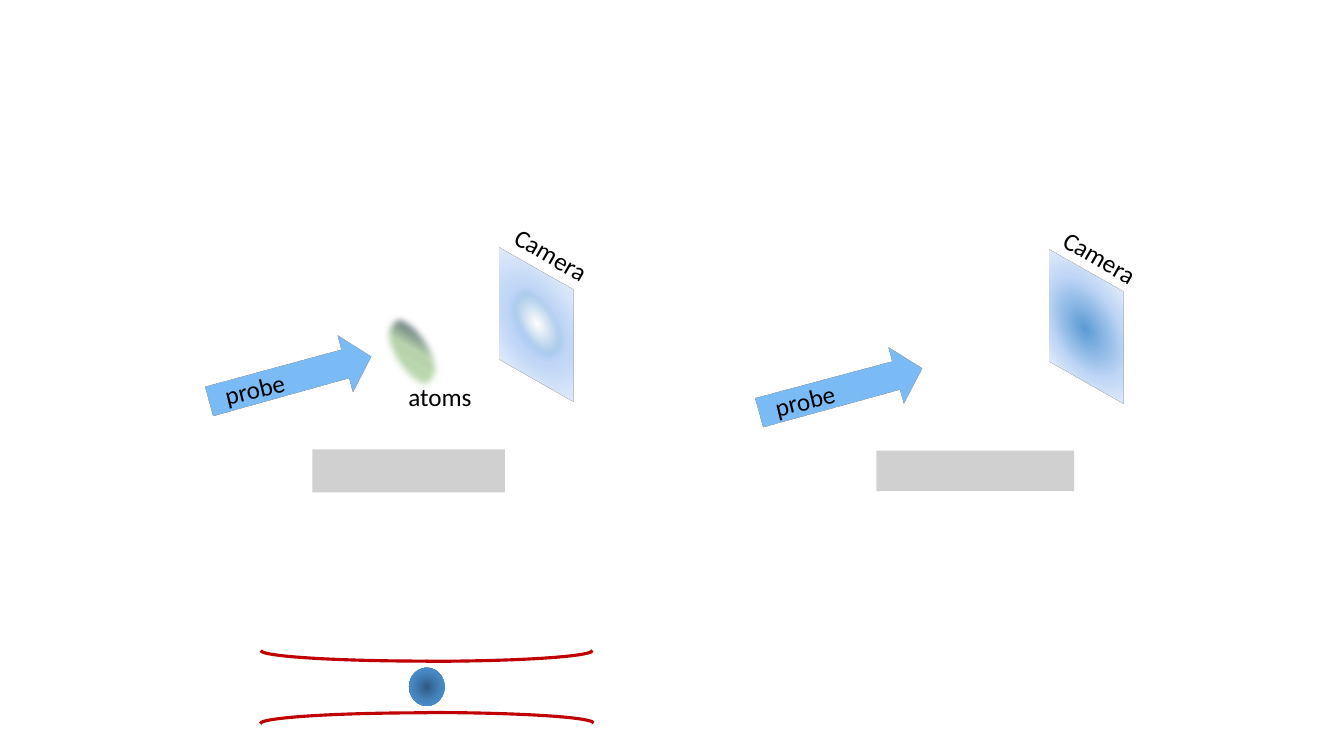
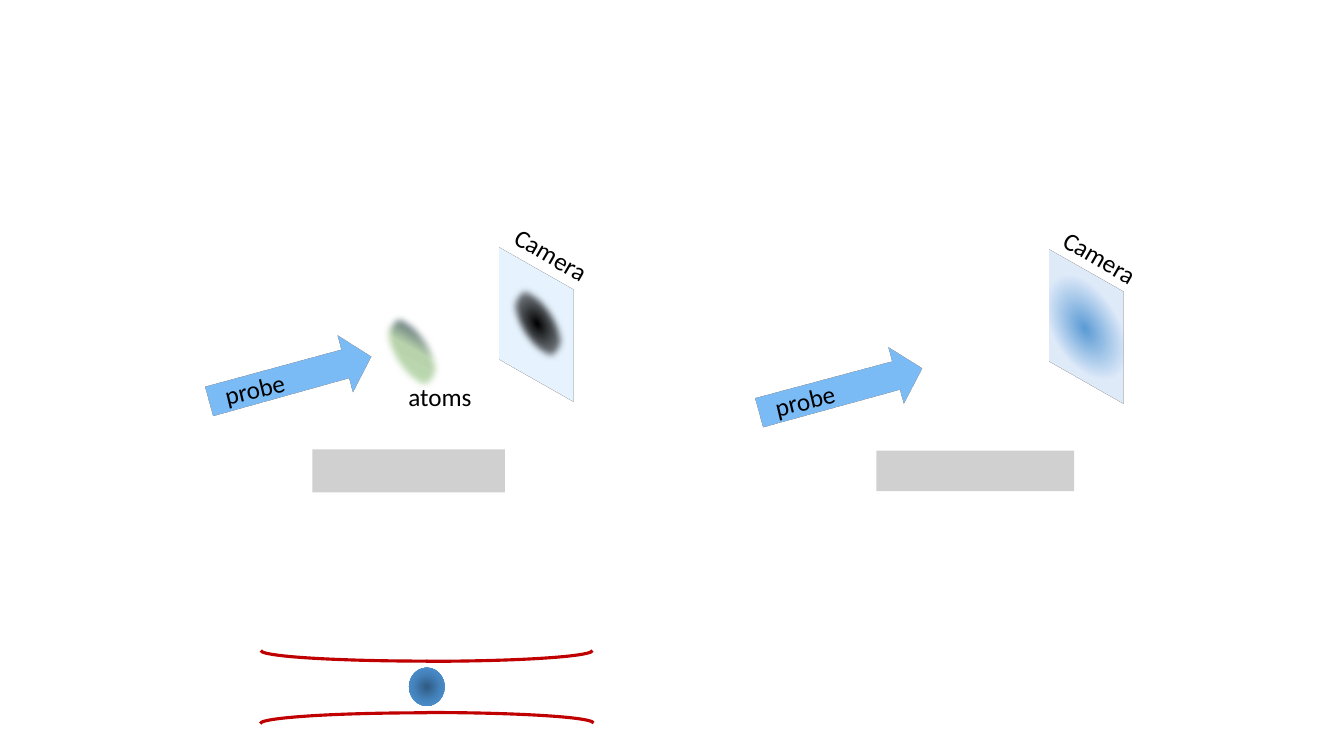
Before and after one commit to dgenkina/ImagingPaper, a slide deck: slide 1 of Presentation1.pptx. Drawn at 1344x756 pixels with LibreOffice and Linux fonts; fonts in the diff are those of the drawing; grey boxes stand for pictures. Boxes give left, top, right and bottom in pixels: in the first picture for what was removed or moved away, otherwise in the second. Text is boxed around its words. In the diff, an @@ line names an element or a change of style, - is before the commit and + after.

```diff
--- a/Presentation1.pptx
+++ b/Presentation1.pptx
@@ rectangle at [485, 256, 590, 393]: fill gradient #9AC3F5 to #C2D8F8 to #E1EBFB to #DEEBF7 @@
@@ rectangle at [1034, 258, 1139, 395]: fill gradient #5B9BD5 to #C2D8F8 to #E1EBFB to gradient #5B9BD5 to #E1EBFB to #DEEBF7 @@
@@ ellipse at [495, 279, 581, 368]: fill gradient #FFFFFF to #5B9BD5 to gradient #000000 to #DEEBF7 @@
```
Also in this commit, not shown: 18 other files.
